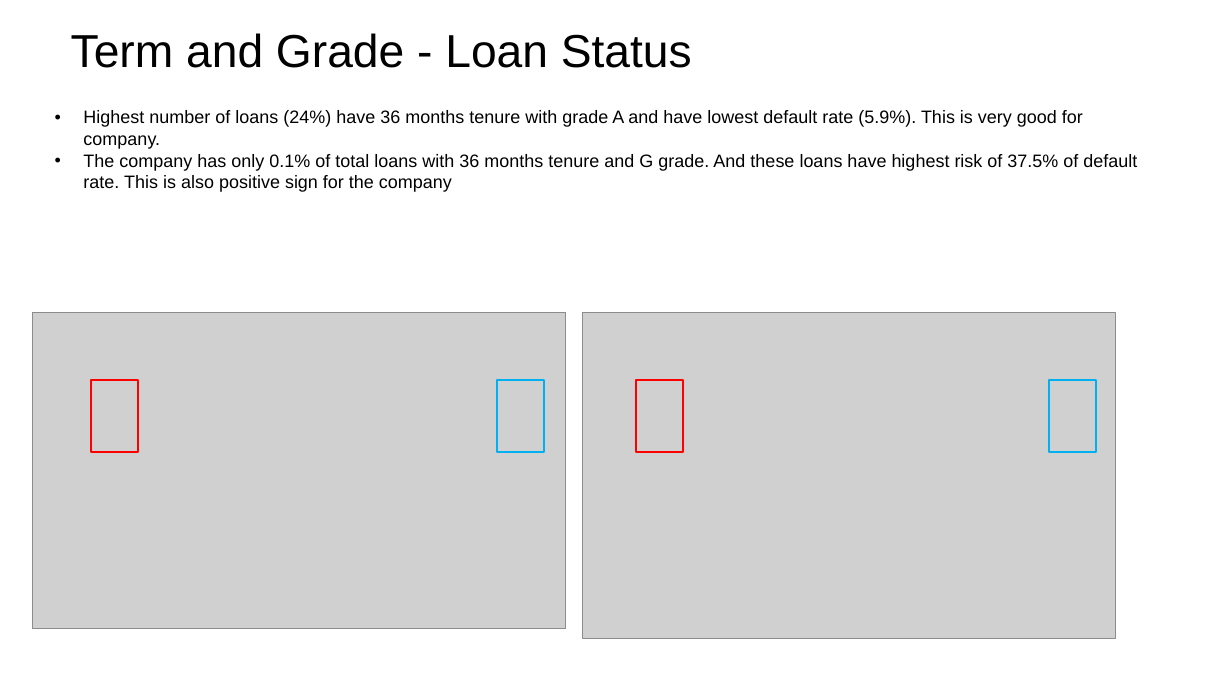
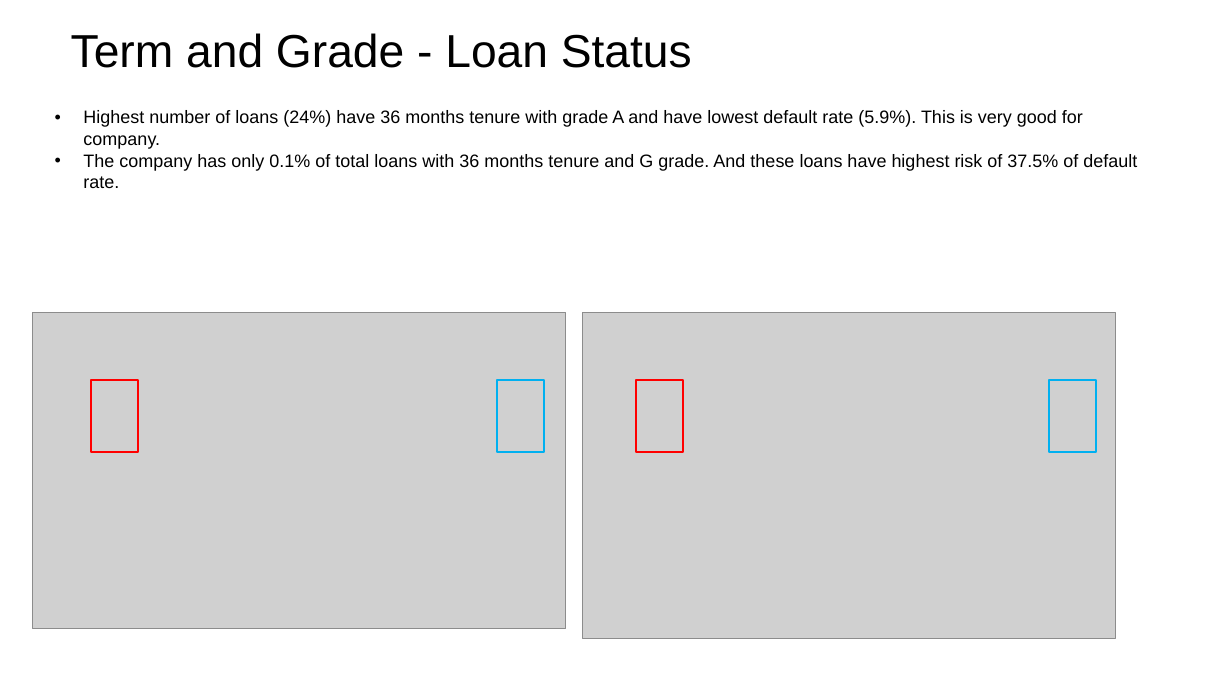
Before and after one commit to irish-luong/LandingClubCaseStudy, a slide deck: slide 17 of lending_club_case_study.pptx. Drawn at 1232x693 pixels with LibreOffice and Linux fonts; fonts in the diff are those of the drawing; grey boxes stand for pictures; background and template pictures are left out. Boxes give left, top, right and bottom in pixels: in the first picture for what was removed or moved away, otherwise in the second. Text is boxed around its words. In the diff, an @@ line names an element or a change of style, - is before the commit and + after.

```diff
--- a/lending_club_case_study.pptx
+++ b/lending_club_case_study.pptx
@@ text at (83,154,1137,188): text changed @@
-• The company has only 0.1% of total loans with 36 months tenure and G grade. And these loans have highest risk of 37.5% of default rate. This is also positive sign for the company
+• The company has only 0.1% of total loans with 36 months tenure and G grade. And these loans have highest risk of 37.5% of default rate.
```
Also in this commit, not shown: 10 other slides changed.
